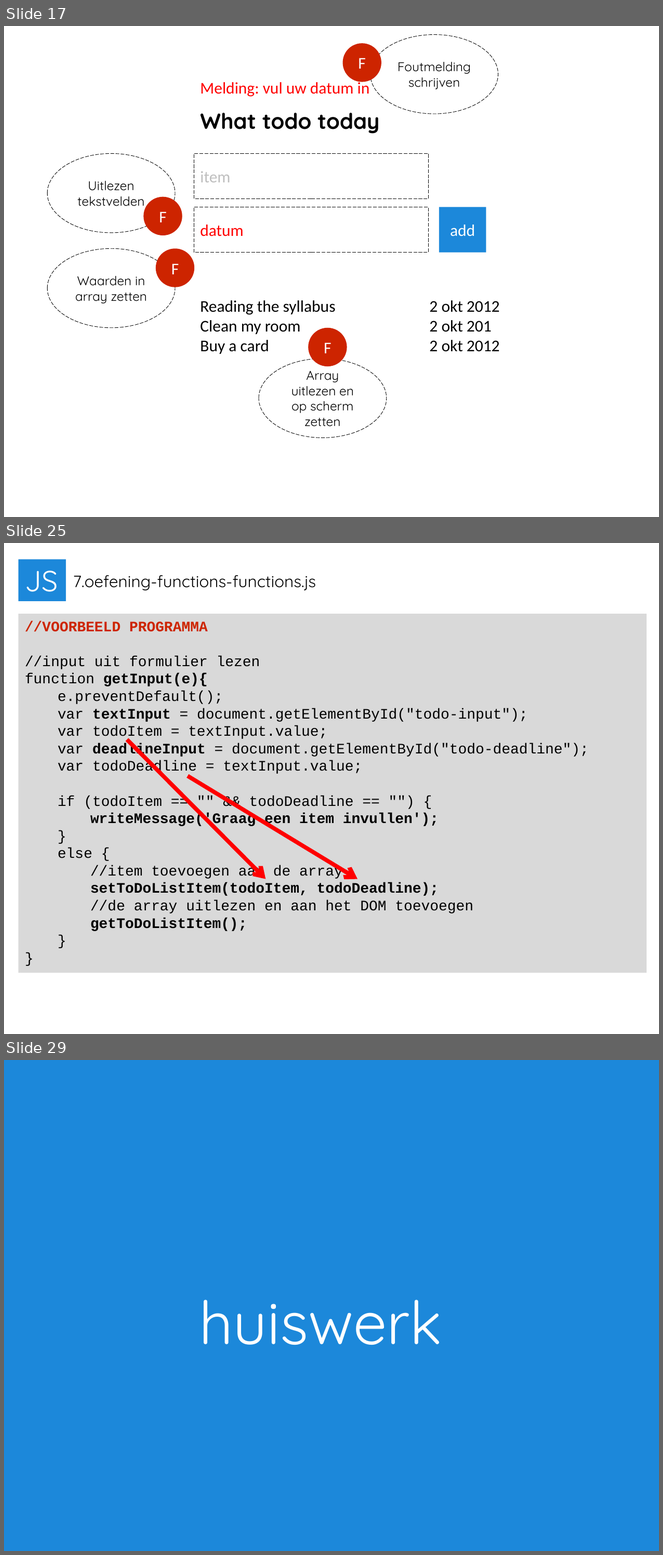
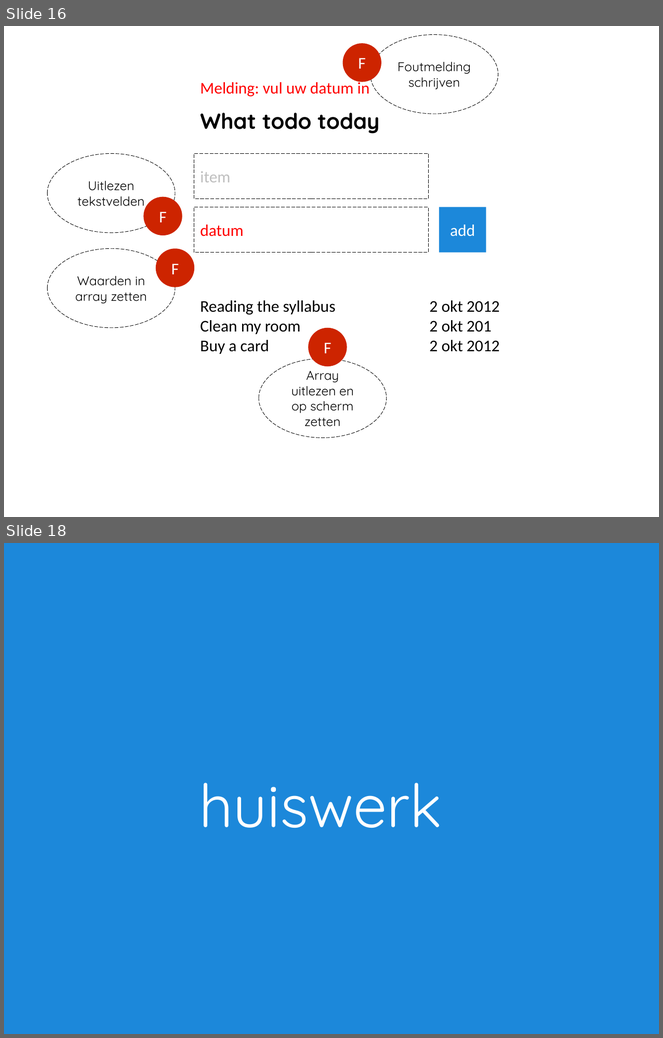
Before and after one commit to Boydbueno/imp01-2014, a slide deck: week7/2014-7-functions-boyd.pptx. Shown one above the other, each under a label of ours: slides 17, 25 and 29 before the commit, slides 16 and 18 after it; the slides between them are not shown. The pictures are 663x1555 and 663x1038 pixels, drawn with LibreOffice and Linux fonts; fonts in the diff are those of the drawing. Boxes give left, top, right and bottom in pixels: in the first picture for what was removed or moved away, otherwise in the second. Text is boxed around its words. In the diff, an @@ line names an element or a change of style, - is before the commit and + after.

```diff
--- a/week7/2014-7-functions-boyd.pptx
+++ b/week7/2014-7-functions-boyd.pptx
@@ slide 25 removed at (4,543,659,1034), background #FFFFFF @@
@@ rectangle removed at (19,560,66,601) @@
-JS
@@ text removed at (73,575,316,591) @@
-7.oefening-functions-functions.js
@@ rectangle removed at (19,614,647,974) @@
-//VOORBEELD PROGRAMMA
-//input uit formulier lezen
-function getInput(e){
-e.preventDefault();
-var textInput = document.getElementById("todo-input");
-var todoItem = textInput.value;
-var deadlineInput = document.getElementById("todo-deadline");
-var todoDeadline = textInput.value;
-if (todoItem == "" && todoDeadline == "") {
-writeMessage('Graag een item invullen');
-}
-else {
-    //item toevoegen aan de array
-    setToDoListItem(todoItem, todoDeadline);
-//de array uitlezen en aan het DOM toevoegen
-getToDoListItem();
-}
-}
@@ arrow removed from (127, 740) to (266, 879) @@
@@ arrow removed from (188, 776) to (358, 879) @@
@@ what was slide 17 is now slide 16 @@
@@ what was slide 29 is now slide 18 @@
```
Also in this commit, not shown: 1 slide changed, 10 other slides removed.
